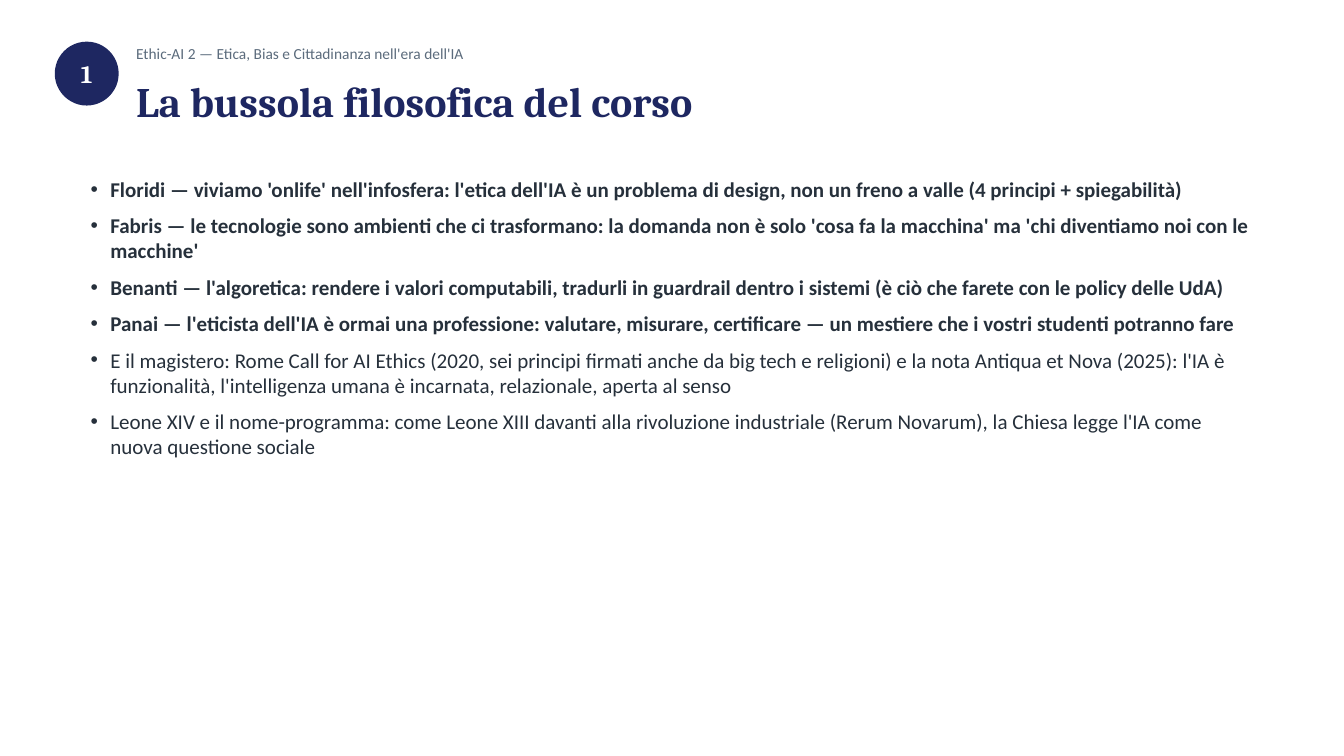
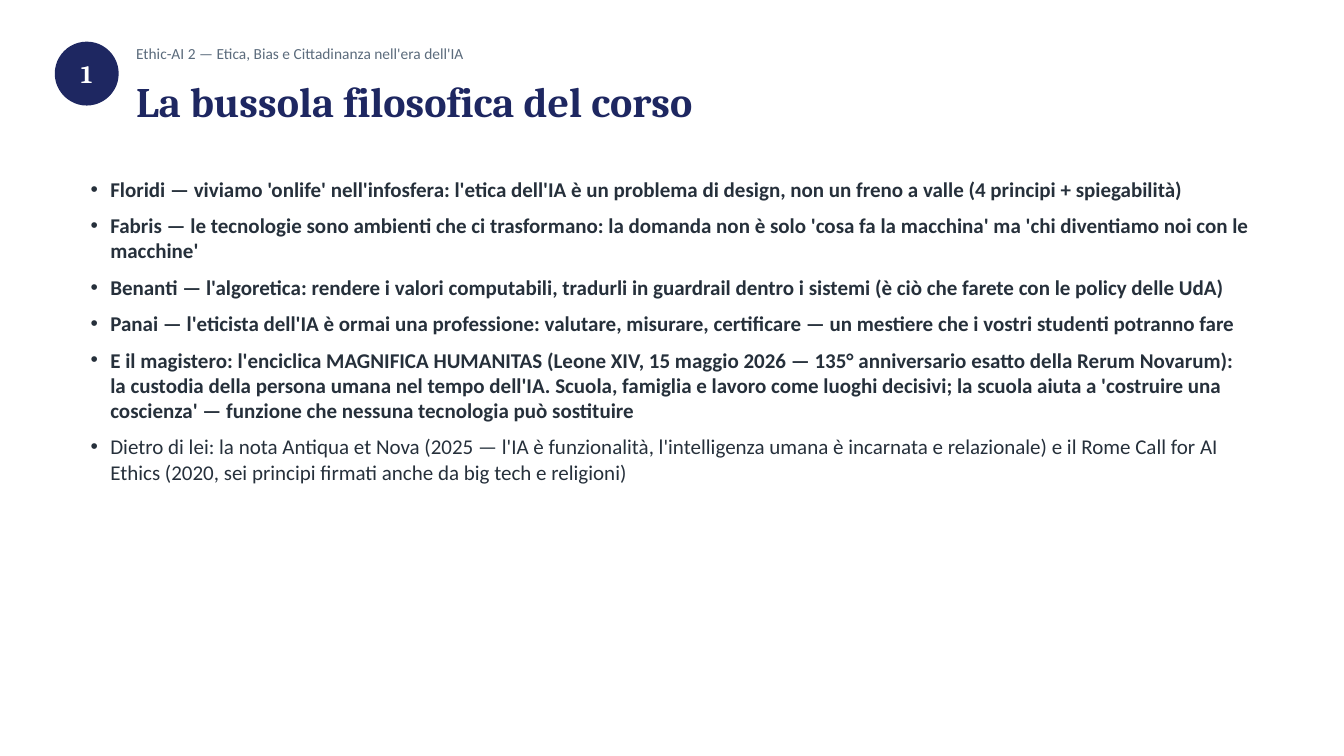
Before and after one commit to sabatinifrancesca75-hue/consulente-commerciale, a slide deck: slide 7 of progetto-snodi/corsi/ethic-ai-2/incontri/E01-impatto-sociale-ai-act.pptx. Drawn at 1344x756 pixels with LibreOffice and Linux fonts; fonts in the diff are those of the drawing. Boxes give left, top, right and bottom in pixels: in the first picture for what was removed or moved away, otherwise in the second. Text is boxed around its words. In the diff, an @@ line names an element or a change of style, - is before the commit and + after.

```diff
--- a/progetto-snodi/corsi/ethic-ai-2/incontri/E01-impatto-sociale-ai-act.pptx
+++ b/progetto-snodi/corsi/ethic-ai-2/incontri/E01-impatto-sociale-ai-act.pptx
@@ text at (x1=110, y1=352, x2=1233, y2=484): text changed; bold on @@
-• E il magistero: Rome Call for AI Ethics (2020, sei principi firmati anche da big tech e religioni) e la nota Antiqua et Nova (2025): l'IA è funzionalità, l'intelligenza umana è incarnata, relazionale, aperta al senso
-• Leone XIV e il nome-programma: come Leone XIII davanti alla rivoluzione industriale (Rerum Novarum), la Chiesa legge l'IA come nuova questione sociale
+• E il magistero: l'enciclica MAGNIFICA HUMANITAS (Leone XIV, 15 maggio 2026 — 135° anniversario esatto della Rerum Novarum): la custodia della persona umana nel tempo dell'IA. Scuola, famiglia e lavoro come luoghi decisivi; la scuola aiuta a 'costruire una coscienza' — funzione che nessuna tecnologia può sostituire
+• Dietro di lei: la nota Antiqua et Nova (2025 — l'IA è funzionalità, l'intelligenza umana è incarnata e relazionale) e il Rome Call for AI Ethics (2020, sei principi firmati anche da big tech e religioni)
```
Also in this commit, not shown: 7 other files.
